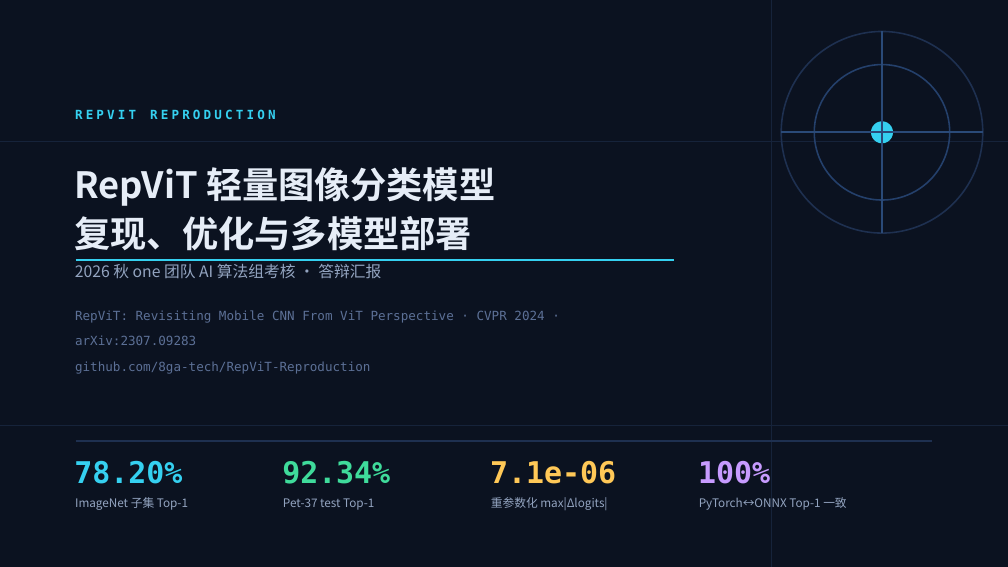
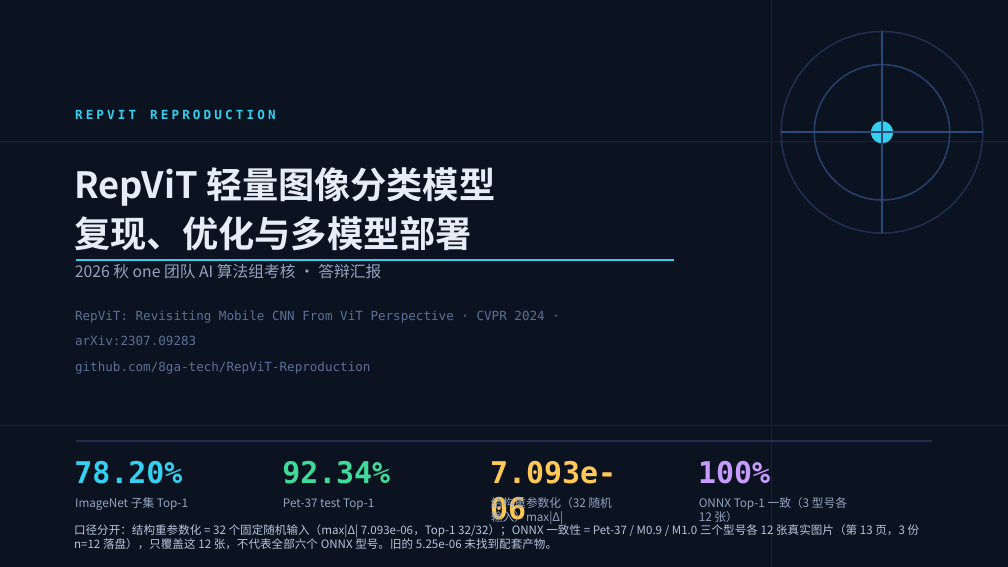
Before and after one commit to 8ga-tech/RepViT-Reproduction, a slide deck: slide 1 of report/答辩PPT_RepViT.pptx. Drawn at 1008x567 pixels with LibreOffice and Linux fonts; fonts in the diff are those of the drawing. Boxes give left, top, right and bottom in pixels: in the first picture for what was removed or moved away, otherwise in the second. Text is boxed around its words. In the diff, an @@ line names an element or a change of style, - is before the commit and + after.

Commit message:
chore(release): 入库本批次全部交付物（文档/演示/工具/审计与验证产物）
本次提交把 t6-t21 的全部产出落到本地 master，为与 origin/main 的无关联历史
合并做准备。明细：

- 文档：README.md、PROGRESS.md、report/REPORT.md、report/LOGITS_AUDIT.md、report/PPT_CONTENT.md
- 新增报告：report/LOGITS_AUDIT_FINDINGS.md、report/VERIFICATION_LOGITS_PPT.md
- 演示：report/答辩PPT_RepViT.pptx / .pdf（15 页）、report/ppt_svg/ 下 15 份 SVG 与 README
- 重导：report.pdf（37 页）、report/REPORT.docx
- 工具：tools/update_defense.py、tools/export_defense_pdf.py（新增）、
  tools/audit_logits_references.py、tools/selfcheck.py
- 代码：deploy/compare_torch_onnx.py
- 产物：outputs/metrics/*、outputs/verification/*
- 忽略规则：.gitignore 新增 outputs/verification/tmp_*/（复跑临时目录防复发）

```diff
--- a/report/答辩PPT_RepViT.pptx
+++ b/report/答辩PPT_RepViT.pptx
@@ text at box(490, 460, 616, 525): text changed @@
-7.1e-06
+7.093e-06
@@ text at box(491, 497, 612, 524): text changed @@
-重参数化 max|Δlogits|
+结构重参数化（32 随机输入）max|Δ|
@@ text at box(699, 497, 847, 525): text changed @@
-PyTorch↔ONNX Top-1 一致
+ONNX Top-1 一致（3 型号各 12 张）
@@ text added at box(74, 522, 920, 549), 11 pt, text #B6C5DC @@
+口径分开：结构重参数化 = 32 个固定随机输入（max|Δ| 7.093e-06，Top-1 32/32）；ONNX 一致性 = Pet-37 / M0.9 / M1.0 三个型号各 12 张真实图片（第 13 页，3 份 n=12 落盘），只覆盖这 12 张，不代表全部六个 ONNX 型号。旧的 5.25e-06 未找到配套产物。
```
Also in this commit, not shown: 13 other slides changed, 1 slide added, 1 slide removed, 36 other files.
